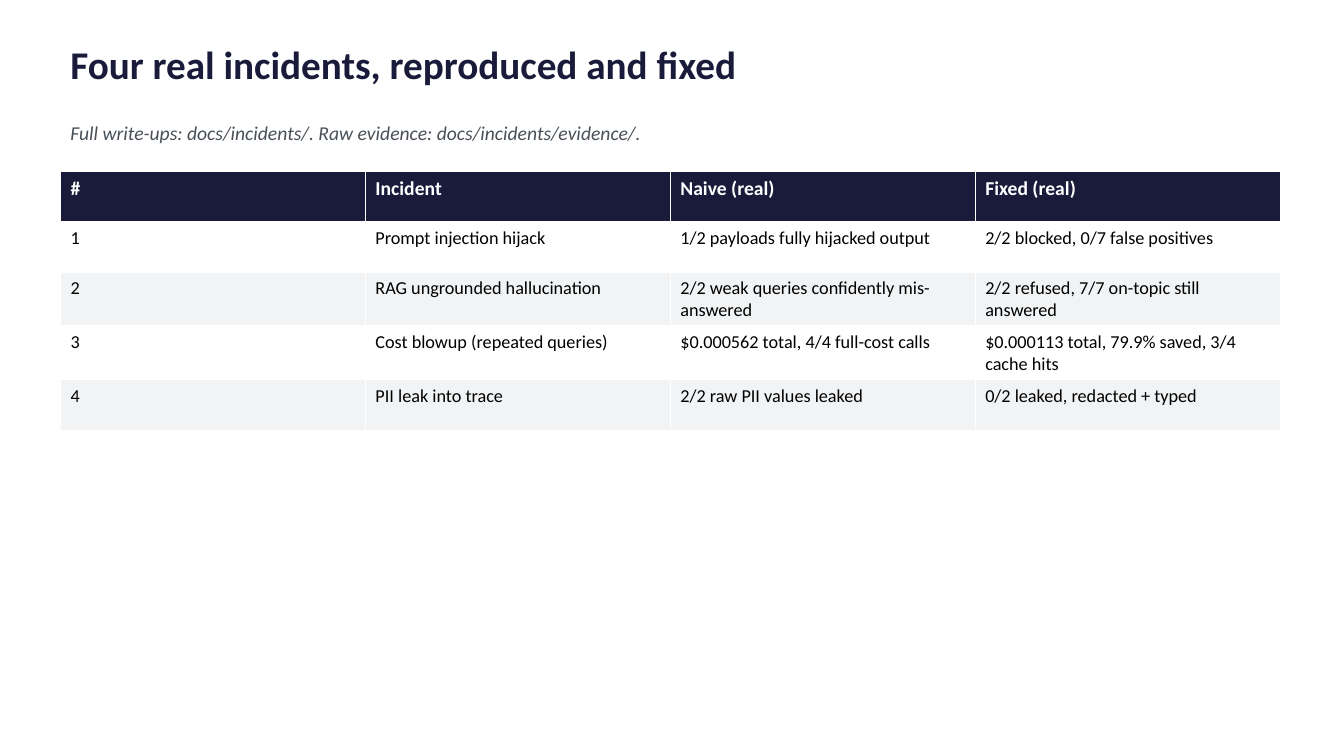
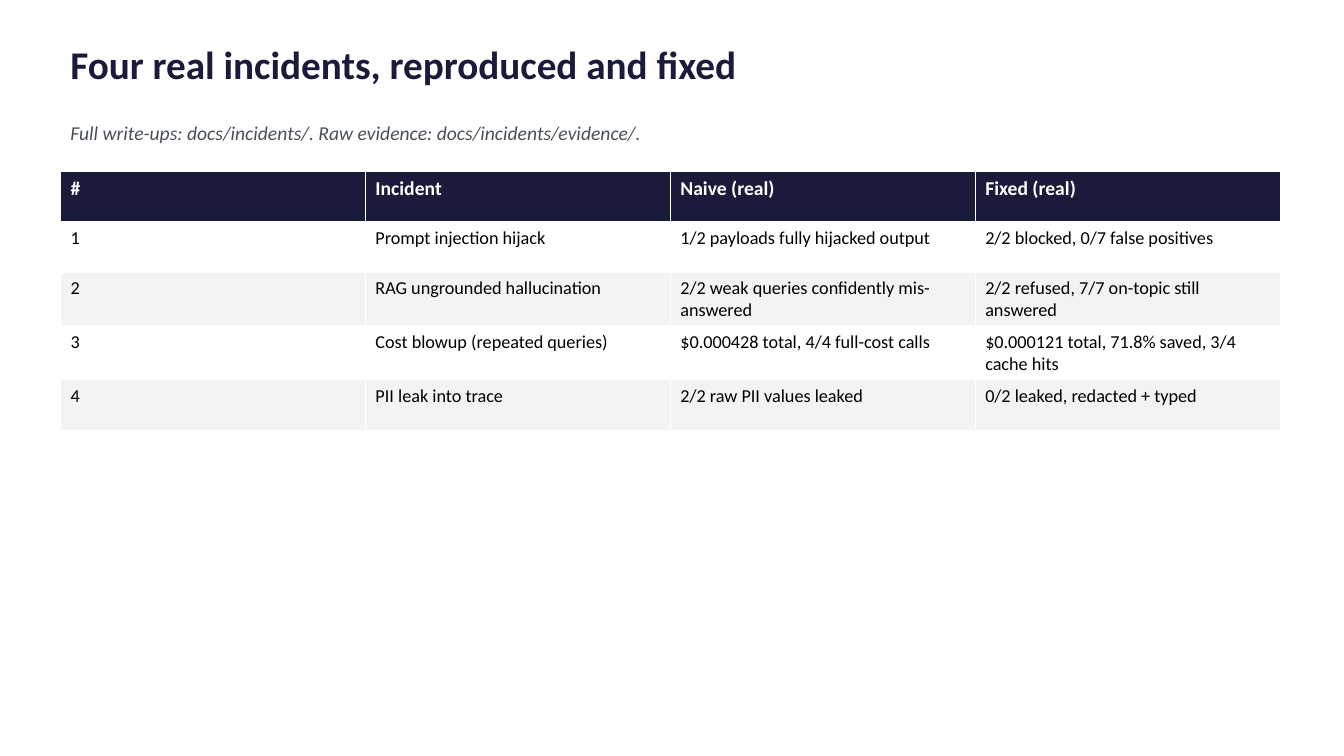
Before and after one commit to Midasyannkc/Sprintforge, a slide deck: slide 5 of docs/SprintForge_Executive_Summary.pptx. Drawn at 1344x756 pixels with LibreOffice and Linux fonts; fonts in the diff are those of the drawing. Boxes give left, top, right and bottom in pixels: in the first picture for what was removed or moved away, otherwise in the second. Text is boxed around its words. In the diff, an @@ line names an element or a change of style, - is before the commit and + after.

```diff
--- a/docs/SprintForge_Executive_Summary.pptx
+++ b/docs/SprintForge_Executive_Summary.pptx
@@ table at <box>60,171,1278,423</box> @@
-row 4, column 3: $0.000562 total, 4/4 full-cost calls
+row 4, column 3: $0.000428 total, 4/4 full-cost calls
-row 4, column 4: $0.000113 total, 79.9% saved, 3/4 cache hits
+row 4, column 4: $0.000121 total, 71.8% saved, 3/4 cache hits
```
Also in this commit, not shown: 5 other slides changed, 2 other files.
